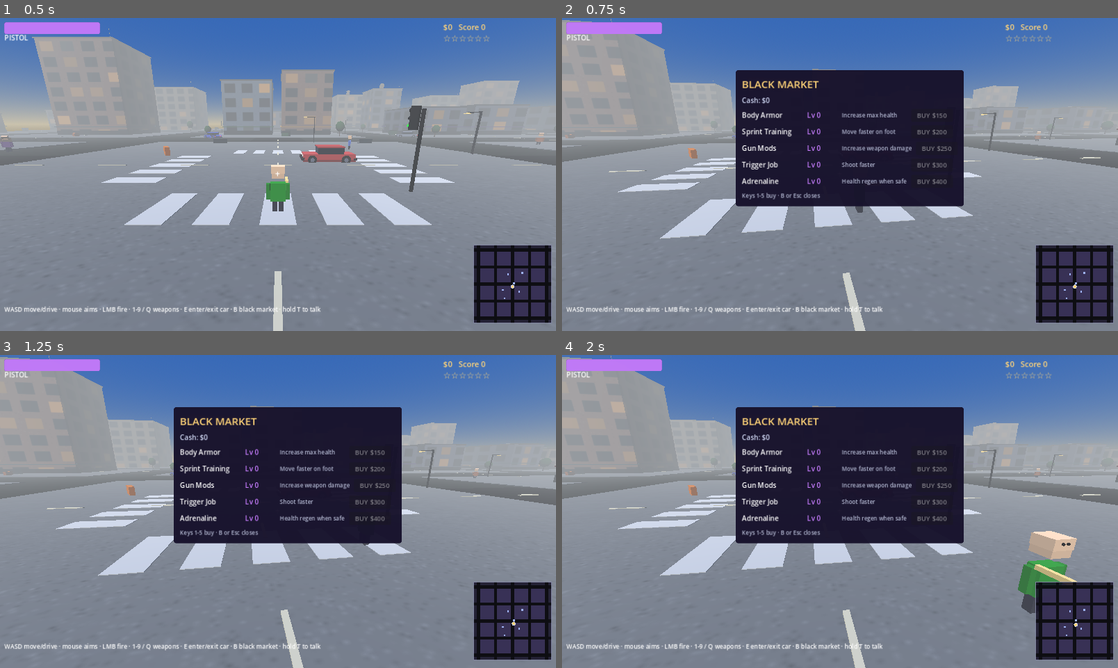
Above: before the commit, frames 1-4 (two rows, left to right).
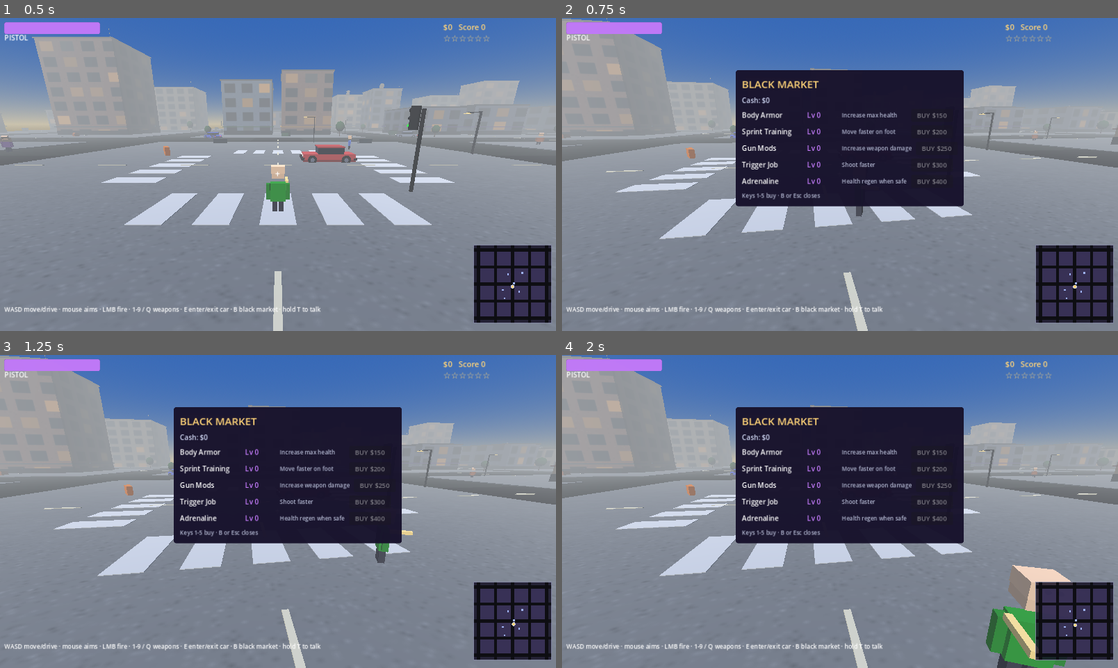
Above: after the commit, the same moments.

Repository: veruca-vee/Grand-Ol-Dilly-Dallies-of-Transportation.
Game: Godot game, scene res://gate3d/Gate3D.tscn
Two runs of this game, one before a commit and one after it. Both use one fixed random seed, a clock stepped at 60 frames per second and the inputs below.
Inputs (mouse positions are in pixels of both pictures, inside the frame that each line leads up to):
- Up to frame 1 (0.5 s): no input
- Up to frame 2 (0.75 s): tap Enter at 0.5 s; move the mouse to (962, 158) at 0.52 s; hold D from 0.53 s (still down); tap B at 0.6 s; click (962, 158) at 0.67 s
- Up to frame 3 (1.25 s): keep holding D
- Up to frame 4 (2 s): move the mouse to (728, 527) at 1.27 s; release D at 1.28 s; hold S from 1.28 s (still down); tap 1 at 1.35 s

Frame 1 is identical in both runs. In frame 2, 1.3% of the frame differs, in the area x 0-100%, y 0-100%; in frame 3, 1.4%; in frame 4, 4.5%.

Commit message:
Walk fix: camera-relative WASD on foot (playtest bug) + ENGINE_CORE_PLAN

Diff:
--- a/engine/gate3d/gate3d_main.gd
+++ b/engine/gate3d/gate3d_main.gd
@@ -1503,6 +1503,47 @@
 	if FileAccess.file_exists(save_path):
 		DirAccess.remove_absolute(ProjectSettings.globalize_path(save_path))
 
+	# --- 7. WASD is camera-relative on foot (Gate 3D-2 walk fix) ---
+	# Camera yaw -PI/2 makes camera forward +X (world east), NOT the
+	# old world -Z. Walking "forward" must displace along +X, and
+	# strafing right must displace along camera right (+Z here).
+	var fails3: Array[String] = []
+	if player.driving != null:
+		_exit_car()
+	cam_yaw = -PI / 2.0
+	var expect_fwd := Vector3(-sin(cam_yaw), 0, -cos(cam_yaw))
+	var expect_right := expect_fwd.cross(Vector3.UP)
+	player.global_position = Vector3(0, 0.2, 8)  # open centre block
+	player.velocity = Vector3.ZERO
+	for i in range(3):
+		await get_tree().physics_frame
+	var walk_start := player.global_position
+	player.move_override = Vector2(0, 1)  # forward
+	for i in range(30):
+		await get_tree().physics_frame
+	player.move_override = Vector2(NAN, NAN)
+	var disp := player.global_position - walk_start
+	disp.y = 0.0
+	if disp.length() < 1.5:
+		fails3.append("walk forward: barely moved (%.2f units in 30 frames)" % disp.length())
+	else:
+		var dn := disp.normalized()
+		if dn.dot(expect_fwd) <= 0.8:
+			fails3.append("walk forward: displacement %s not along camera forward %s (dot %.2f)" % [str(dn), str(expect_fwd), dn.dot(expect_fwd)])
+		if dn.dot(Vector3(0, 0, -1)) >= 0.3:
+			fails3.append("walk forward: displacement %s still biased to world -Z (dot %.2f)" % [str(dn), dn.dot(Vector3(0, 0, -1))])
+	var strafe_start := player.global_position
+	player.move_override = Vector2(1, 0)  # strafe right
+	for i in range(30):
+		await get_tree().physics_frame
+	player.move_override = Vector2(NAN, NAN)
+	var sdisp := player.global_position - strafe_start
+	sdisp.y = 0.0
+	if sdisp.length() < 1.5:
+		fails3.append("strafe right: barely moved (%.2f units in 30 frames)" % sdisp.length())
+	elif sdisp.normalized().dot(expect_right) <= 0.8:
+		fails3.append("strafe right: displacement %s not along camera right %s (dot %.2f)" % [str(sdisp.normalized()), str(expect_right), sdisp.normalized().dot(expect_right)])
+
 	if fails.is_empty():
 		print("AUTOTEST PASS: smg_ped_kill cash+score+combo | smg_cop_damage+kill | wanted_floor caps spawn_types | driveby_cooldown_ticks")
 	else:
@@ -1513,4 +1554,9 @@
 	else:
 		for f in fails2:
 			print("AUTOTEST FAIL: ", f)
-	get_tree().quit(0 if fails.is_empty() and fails2.is_empty() else 1)
+	if fails3.is_empty():
+		print("AUTOTEST PASS: wasd_camera_relative")
+	else:
+		for f in fails3:
+			print("AUTOTEST FAIL: ", f)
+	get_tree().quit(0 if fails.is_empty() and fails2.is_empty() and fails3.is_empty() else 1)
--- a/engine/gate3d/player3d.gd
+++ b/engine/gate3d/player3d.gd
@@ -19,6 +19,10 @@
 var fire_flap_time: float = 0.0
 var main: Node = null
 var gun: MeshInstance3D = null
+# Autotest seam: when x is not NaN, this replaces the WASD key reads
+# (x = strafe D-A, y = forward W-S) so headless tests can "walk".
+# Normal play never sets it.
+var move_override := Vector2(NAN, NAN)
 
 func _init() -> void:
 	shirt_color = Color(0.1, 0.6, 0.15)  # set before _build_body runs
@@ -55,16 +59,32 @@
 		return
 	if driving != null:
 		return  # main syncs our position to the car
-	var dir := Vector3.ZERO
-	if Input.is_key_pressed(KEY_W) or Input.is_key_pressed(KEY_UP):
-		dir.z -= 1
-	if Input.is_key_pressed(KEY_S) or Input.is_key_pressed(KEY_DOWN):
-		dir.z += 1
-	if Input.is_key_pressed(KEY_A) or Input.is_key_pressed(KEY_LEFT):
-		dir.x -= 1
-	if Input.is_key_pressed(KEY_D) or Input.is_key_pressed(KEY_RIGHT):
-		dir.x += 1
-	dir = dir.normalized()
+	# Walk input as a 2D vector: x = strafe (D-A), y = forward (W-S).
+	var input_vec := Vector2.ZERO
+	if not is_nan(move_override.x):
+		input_vec = move_override
+	else:
+		if Input.is_key_pressed(KEY_W) or Input.is_key_pressed(KEY_UP):
+			input_vec.y += 1
+		if Input.is_key_pressed(KEY_S) or Input.is_key_pressed(KEY_DOWN):
+			input_vec.y -= 1
+		if Input.is_key_pressed(KEY_A) or Input.is_key_pressed(KEY_LEFT):
+			input_vec.x -= 1
+		if Input.is_key_pressed(KEY_D) or Input.is_key_pressed(KEY_RIGHT):
+			input_vec.x += 1
+	# Movement is CAMERA-RELATIVE (Gate 3D-2 walk fix): W walks where
+	# the follow camera looks, not world-north. The camera math lives
+	# in gate3d_main: behind the actor is Vector3(sin(cam_yaw), 0,
+	# cos(cam_yaw)), so camera forward is its negation. At cam_yaw 0
+	# forward is (0,0,-1) and right is (1,0,0), matching the old axes.
+	var yaw := 0.0
+	if main != null:
+		var yv: Variant = main.get("cam_yaw")
+		if yv != null:
+			yaw = float(yv)
+	var fwd := Vector3(-sin(yaw), 0, -cos(yaw))
+	var right := fwd.cross(Vector3.UP)
+	var dir := (fwd * input_vec.y + right * input_vec.x).normalized()
 	if not is_on_floor():
 		velocity.y -= gravity * delta
 	else:
Not shown, changed: SKELETON.md
Not shown, added: design/ENGINE_CORE_PLAN.md
